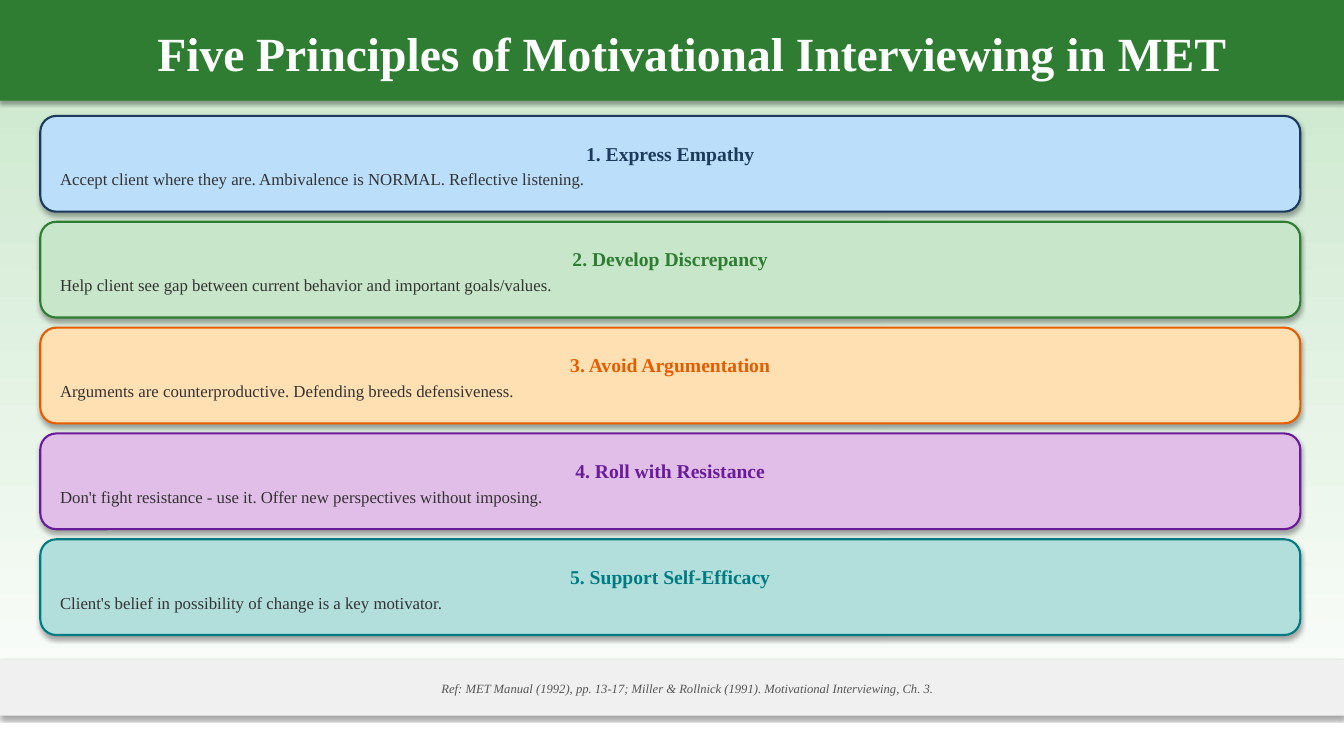
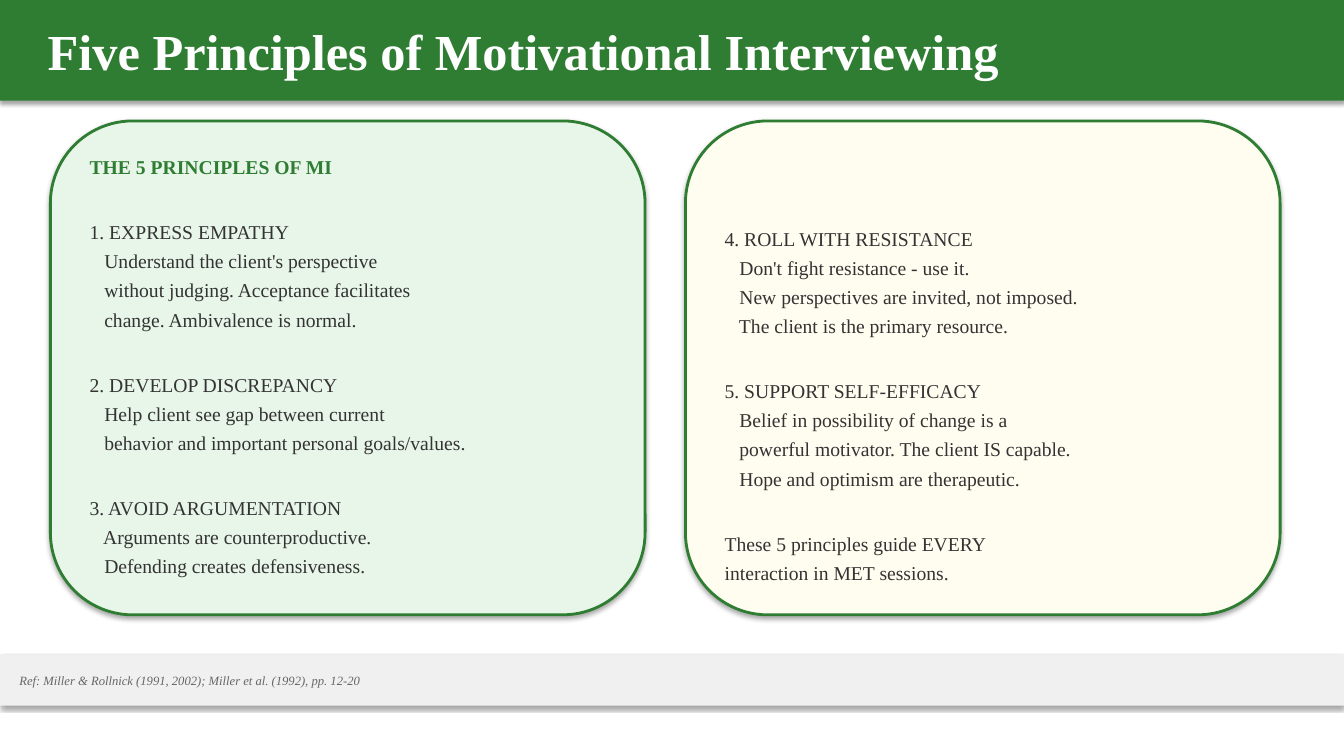
Before and after one commit to tejasdangodra786-byte/Dango-kiro, a slide deck: slide 20 of MET_Comprehensive_Presentation.pptx (slide 16 before the commit). Drawn at 1344x756 pixels with LibreOffice and Linux fonts; fonts in the diff are those of the drawing. Boxes give left, top, right and bottom in pixels: in the first picture for what was removed or moved away, otherwise in the second. Text is boxed around its words. In the diff, an @@ line names an element or a change of style, - is before the commit and + after.

Commit message:
Add MET comprehensive 80-slide presentation (v5)
- Created create_met_v5.py: complete Python script generating 80 slides
- Generated MET_Comprehensive_Presentation.pptx with:
  * 10 color-coded sections
  * Strict layout zones (no overlap)
  * Times New Roman throughout (36pt titles, 14pt content)
  * Widescreen 13.333 x 7.5 inches
  * References on every content slide
  * Clinical dialogue examples, worksheets, case conceptualization
  * Based on MET Manual (Miller et al., 1992) & NIMHANS (2016)

```diff
--- a/MET_Comprehensive_Presentation.pptx
+++ b/MET_Comprehensive_Presentation.pptx
@@ rectangle removed at box(0, 0, 1344, 756) @@
@@ text in rectangle at box(48, 34, 999, 81): text changed; size 34 to 36 pt @@
-Five Principles of Motivational Interviewing in MET
+Five Principles of Motivational Interviewing
@@ rounded rectangle removed at box(40, 116, 1301, 212) @@
-1. Express Empathy
-Accept client where they are. Ambivalence is NORMAL. Reflective listening.
@@ rounded rectangle added at box(50, 121, 645, 615), fill #E8F5E9, outline #2E7D32 2 pt, 14 pt, text #333333 @@
+THE 5 PRINCIPLES OF MI
+1. EXPRESS EMPATHY
+Understand the client's perspective
+without judging. Acceptance facilitates
+change. Ambivalence is normal.
+2. DEVELOP DISCREPANCY
+Help client see gap between current
+behavior and important personal goals/values.
+3. AVOID ARGUMENTATION
+Arguments are counterproductive.
+Defending creates defensiveness.
@@ rounded rectangle added at box(686, 121, 1280, 615), fill #FFFDF0, outline #2E7D32 2 pt, 14 pt, text #333333 @@
+4. ROLL WITH RESISTANCE
+Don't fight resistance - use it.
+New perspectives are invited, not imposed.
+The client is the primary resource.
+5. SUPPORT SELF-EFFICACY
+Belief in possibility of change is a
+powerful motivator. The client IS capable.
+Hope and optimism are therapeutic.
+These 5 principles guide EVERY
+interaction in MET sessions.
@@ rounded rectangle removed at box(40, 222, 1301, 318) @@
-2. Develop Discrepancy
-Help client see gap between current behavior and important goals/values.
@@ rounded rectangle removed at box(40, 328, 1301, 423) @@
-3. Avoid Argumentation
-Arguments are counterproductive. Defending breeds defensiveness.
@@ rounded rectangle removed at box(40, 434, 1301, 529) @@
-4. Roll with Resistance
-Don't fight resistance - use it. Offer new perspectives without imposing.
@@ rounded rectangle removed at box(40, 539, 1301, 635) @@
-5. Support Self-Efficacy
-Client's belief in possibility of change is a key motivator.
@@ rectangle "Ref: Miller & Rollnick (1991, ...": place and size @@
-rectangle "Ref: Miller & Rollnick (1991, ..." at box(0, 660, 1344, 716)
+rectangle "Ref: Miller & Rollnick (1991, ..." at box(0, 655, 1344, 706)
@@ text in rectangle at box(19, 676, 359, 688): text changed; text colour #555555 to #666666 @@
-Ref: MET Manual (1992), pp. 13-17; Miller & Rollnick (1991). Motivational Interviewing, Ch. 3.
+Ref: Miller & Rollnick (1991, 2002); Miller et al. (1992), pp. 12-20
```
Also in this commit, not shown: 12 other slides changed, 67 slides added, 66 slides removed, 1 other file.
